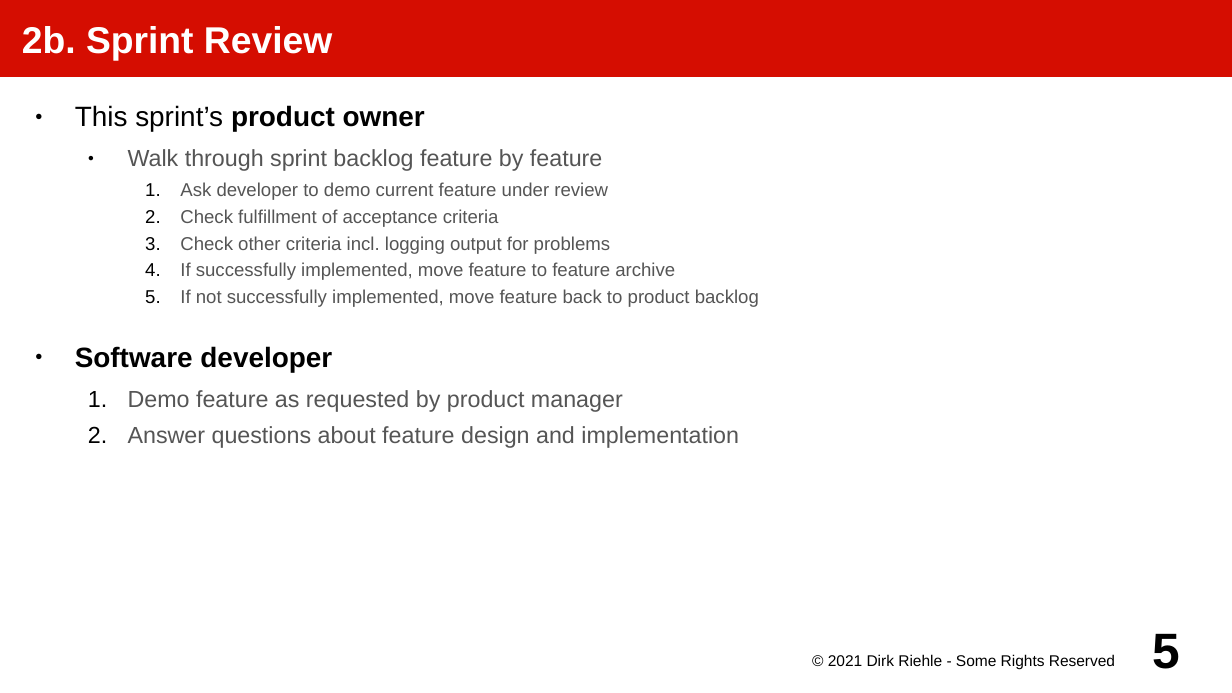
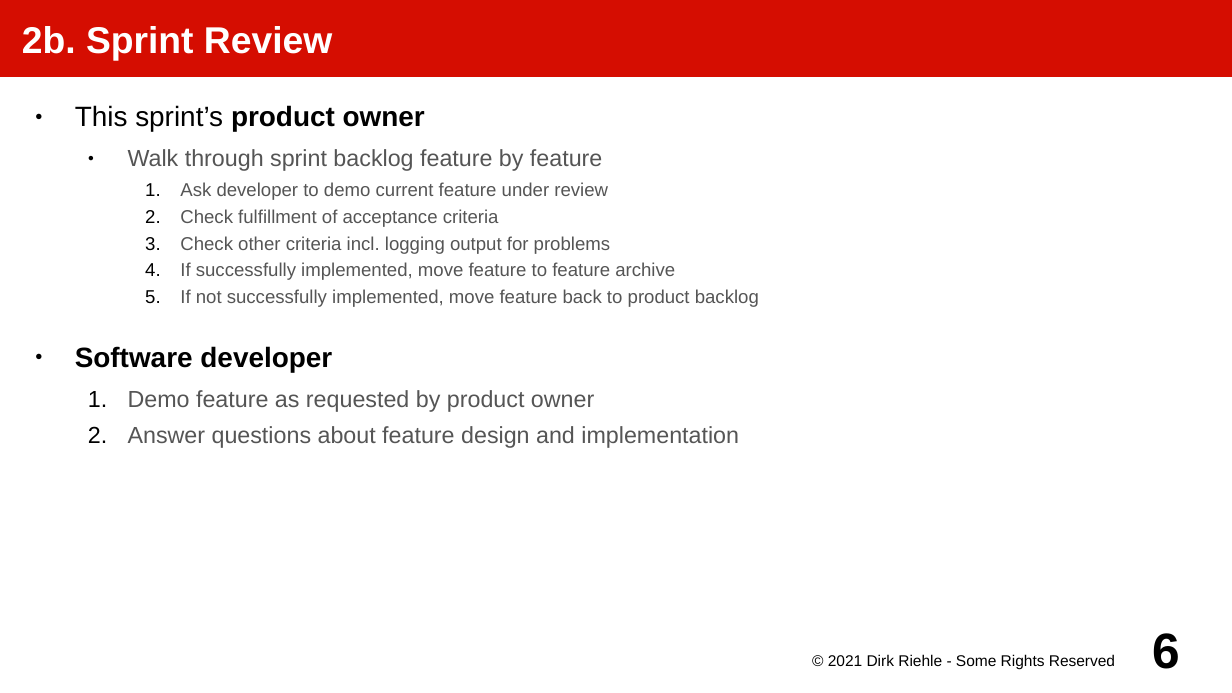
Before and after one commit to dirkriehle/amos-course, a slide deck: slide 6 of Lecture slides/AMOS B03 - The Team Meeting.odp (slide 5 before the commit). Drawn at 1232x693 pixels with LibreOffice and Linux fonts; fonts in the diff are those of the drawing. Boxes give left, top, right and bottom in pixels: in the first picture for what was removed or moved away, otherwise in the second. Text is boxed around its words. In the diff, an @@ line names an element or a change of style, - is before the commit and + after.

```diff
--- a/Lecture slides/AMOS B03 - The Team Meeting.odp
+++ b/Lecture slides/AMOS B03 - The Team Meeting.odp
@@ text at bbox=[128, 390, 594, 412]: text changed @@
-  1. Demo feature as requested by product manager
+  1. Demo feature as requested by product owner
@@ page number at bbox=[1152, 633, 1180, 669]: text changed @@
-5
+6
```
Also in this commit, not shown: 2 other slides changed, 1 slide added, 3 other files.
